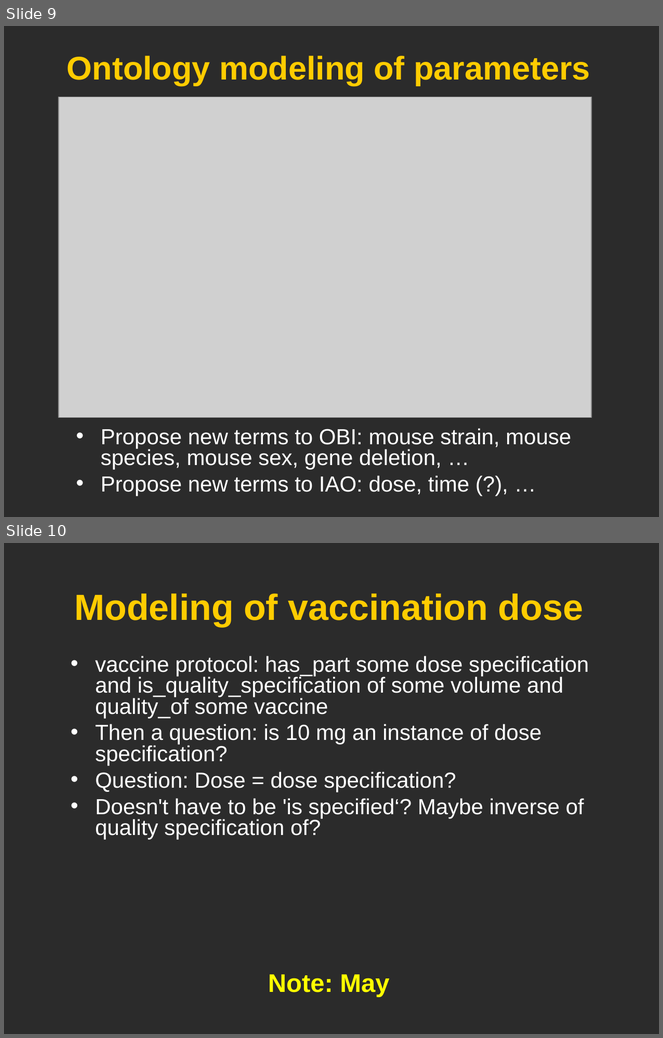
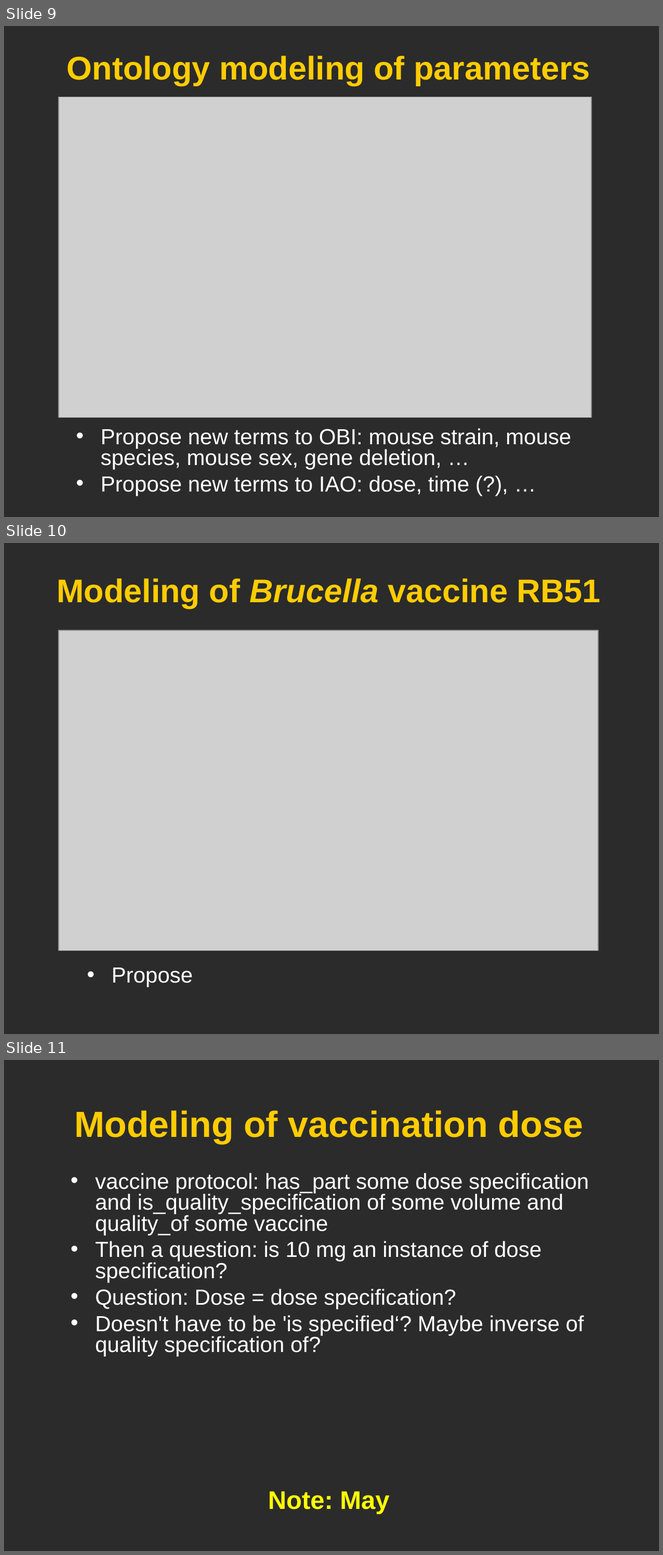
Before and after one commit to obi-ontology/obi-legacy-svn, a slide deck: trunk/docs/developer/use cases/Vaccine_usercase_Vancouver2010.ppt. Shown one above the other, each under a label of ours: slides 9 and 10 before the commit, slides 9, 10 and 11 after it. The pictures are 663x1038 and 663x1555 pixels, drawn with LibreOffice and Linux fonts; fonts in the diff are those of the drawing; grey boxes stand for pictures; background and template pictures are left out; a plain dark background stands for a picture behind light text. Boxes give left, top, right and bottom in pixels: in the first picture for what was removed or moved away, otherwise in the second. Text is boxed around its words. In the diff, an @@ line names an element or a change of style, - is before the commit and + after.

Commit message:
Added modeling of a specific vaccine RB51. --Oliver

```diff
--- a/trunk/docs/developer/use cases/Vaccine_usercase_Vancouver2010.ppt
+++ b/trunk/docs/developer/use cases/Vaccine_usercase_Vancouver2010.ppt
@@ slide 10 added at (4,543,659,1034), background picture (left out) @@
@@ title added at (57,578,601,608), 36 pt, text #FFCC00, bold @@
+Modeling of Brucella vaccine RB51
@@ picture added at (59,630,598,951) @@
@@ text added at (112,968,193,988), 24 pt, text #FFFFFF @@
+• Propose
@@ what was slide 10 is now slide 11 @@
```
